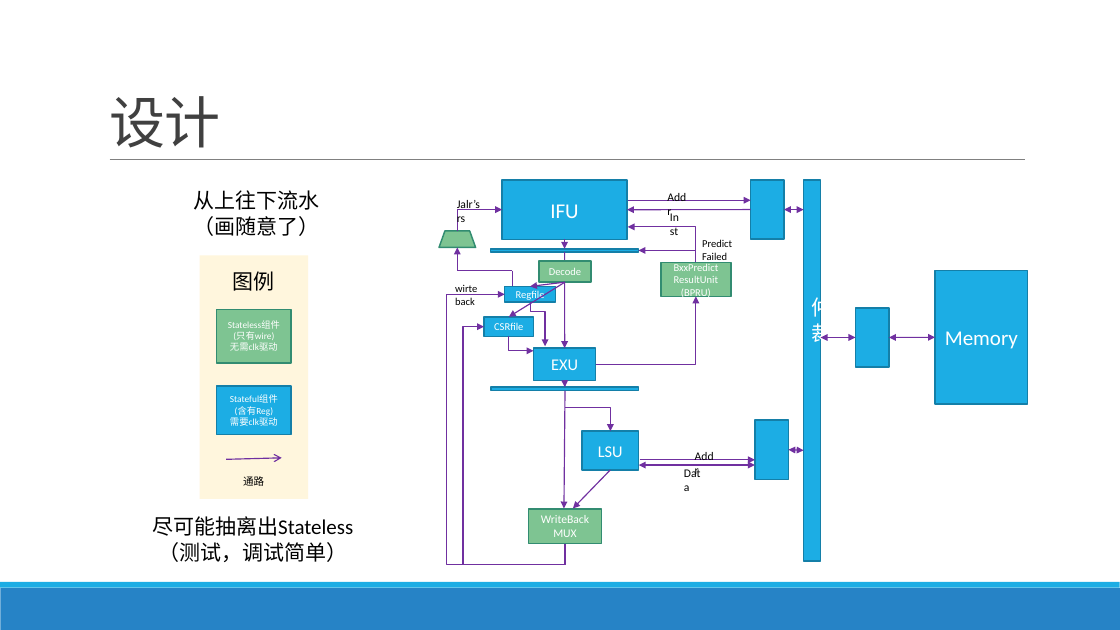
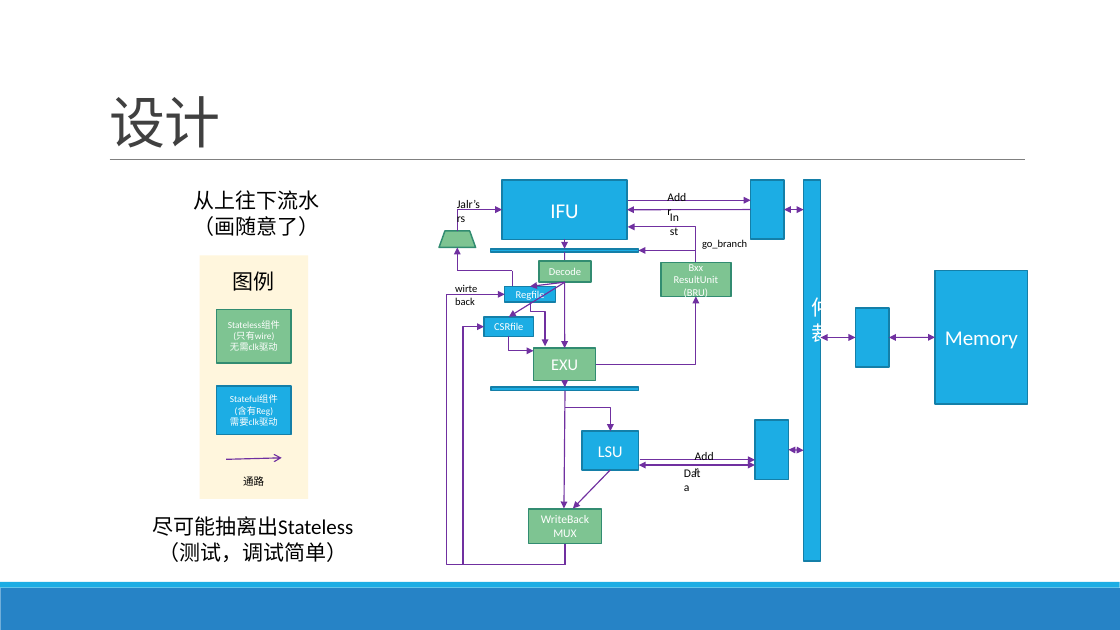
Before and after one commit to mayeths/tiny-riscv, a slide deck: slide 11 of docs/CPU design.pptx (slide 10 before the commit). Drawn at 1120x630 pixels with LibreOffice and Linux fonts; fonts in the diff are those of the drawing. Boxes give left, top, right and bottom in pixels: in the first picture for what was removed or moved away, otherwise in the second. Text is boxed around its words. In the diff, an @@ line names an element or a change of style, - is before the commit and + after.

```diff
--- a/docs/CPU design.pptx
+++ b/docs/CPU design.pptx
@@ text at (x1=702, y1=239, x2=747, y2=249): text changed @@
-Predict
-Failed
+go_branch
@@ text in rectangle at (x1=689, y1=262, x2=704, y2=271): text changed @@
-BxxPredict
+Bxx
@@ text in rectangle at (x1=684, y1=289, x2=709, y2=299): text changed @@
-(BPRU)
+(BRU)
@@ rectangle "EXU" at (x1=534, y1=348, x2=596, y2=380): fill #1CADE4 to #7EC492; outline #1580A9 1.25 pt to #318B71 1.25 pt @@
```
Also in this commit, not shown: 3 other slides changed, 6 slides added, 8 other files.
